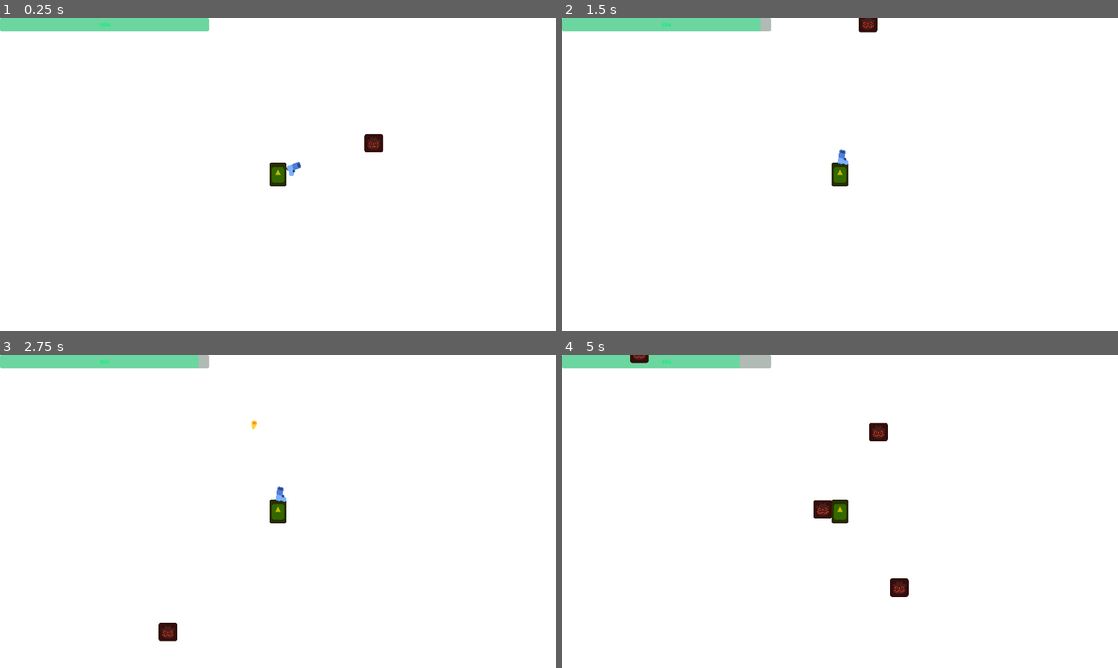
Above: before the commit, frames 1-4 (two rows, left to right).
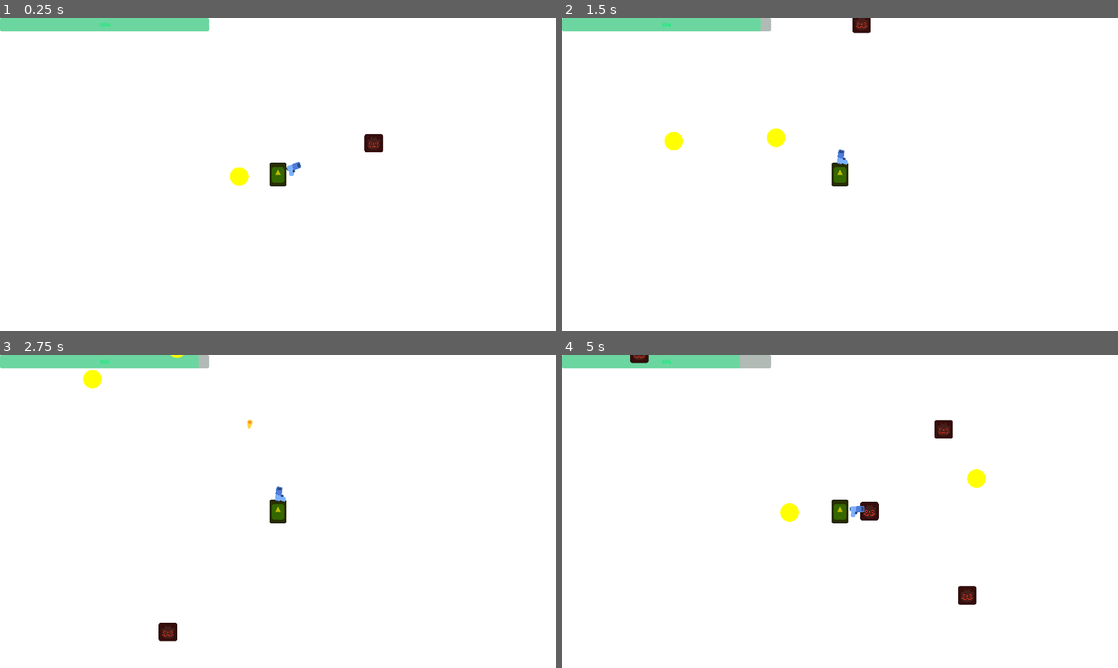
Above: after the commit, the same moments.

Repository: deutandev/survival-shooter
Game: Godot game, scene res://environment/map.tscn
The game is run twice, just before and just after one commit, with the same random seed, the same clock (stepped at 60 frames per second) and the same inputs. The engine's default icon, where the game draws it, is replaced by a stand-in: a white triangle on a blue panel in a dark square.
Inputs:
- Up to frame 1 (0.25 s): no input
- Up to frame 2 (1.5 s): hold D (move_right) 0.53-1.28 s; hold S (move_down) from 1.28 s (still down)
- Up to frame 3 (2.75 s): release S (move_down) at 2.03 s; hold D (move_right) from 2.03 s (still down)
- Up to frame 4 (5 s): release D (move_right) at 2.78 s; hold W (move_up) 2.78-3.53 s; hold A (move_left) from 3.53 s (still down)

The runs differ from the first frame. In frame 1, 0.2% of the frame differs, in the area x 41-45%, y 47-54%; in frame 2, 0.5%; in frame 3, 0.3%; in frame 4, 1.6%, in the area x 39-77%, y 20-80%.

Commit message:
coin logic (drop and collect)
i tried to make the detection from coin (coin detect wheter player entered coin area) but its not working so i detect it from player instead using overlap body with coin.

Diff:
--- /dev/null
+++ b/characters/enemies/mob/coin_drop_manager.gd
@@ -0,0 +1,15 @@
+extends Node2D
+class_name CoinDropManager
+
+const MIN_VALUE := 0
+const MAX_VALUE := 10
+
+func drop_coin(position: Vector2) -> void:
+	var coin_instance = preload("res://drop_item/coin.tscn").instantiate()
+	if coin_instance.has_method("set_value"):
+		var value = randi_range(MIN_VALUE, MAX_VALUE)
+		coin_instance.set_value(value)
+	print_debug("Dropping coin at: ", position)
+
+	get_tree().current_scene.add_child(coin_instance)
+	coin_instance.global_position = position
--- a/characters/enemies/mob/mob.gd
+++ b/characters/enemies/mob/mob.gd
@@ -2,6 +2,7 @@
 
 @export var speed := 300.0
 @onready var player = get_node("/root/Map/Player")
+@onready var coin_drop: CoinDropManager = %CoinDropManager
 
 func _physics_process(delta: float) -> void:
 	var direction = global_position.direction_to(player.global_position)
@@ -13,4 +14,5 @@
 func take_damage():
 	health -= 50
 	if health <= 0:
+		coin_drop.drop_coin(global_position)
 		queue_free()
--- a/characters/enemies/mob/mob.tscn
+++ b/characters/enemies/mob/mob.tscn
@@ -1,7 +1,8 @@
-[gd_scene load_steps=5 format=3 uid="uid://b35xwxdbvdg2w"]
+[gd_scene load_steps=6 format=3 uid="uid://b35xwxdbvdg2w"]
 
 [ext_resource type="Texture2D" uid="uid://b5kvkpcadh6o7" path="res://characters/enemies/mob/mob.svg" id="1_2auo0"]
 [ext_resource type="Script" uid="uid://b1ubsdibmcawl" path="res://characters/enemies/mob/mob.gd" id="1_4by1i"]
+[ext_resource type="Script" uid="uid://dhtstu4gad8uc" path="res://characters/enemies/mob/coin_drop_manager.gd" id="3_mxcvk"]
 
 [sub_resource type="CircleShape2D" id="CircleShape2D_4by1i"]
 radius = 33.541
@@ -9,9 +10,9 @@
 [sub_resource type="CircleShape2D" id="CircleShape2D_mxcvk"]
 radius = 48.1664
 
-[node name="Mob" type="CharacterBody2D"]
-collision_layer = 2
-collision_mask = 3
+[node name="Mob" type="CharacterBody2D" groups=["enemy"]]
+collision_layer = 4
+collision_mask = 7
 script = ExtResource("1_4by1i")
 
 [node name="MobSprite" type="Sprite2D" parent="."]
@@ -23,9 +24,13 @@
 shape = SubResource("CircleShape2D_4by1i")
 
 [node name="hitBox" type="Area2D" parent="." groups=["enemy"]]
-collision_layer = 2
-collision_mask = 2
+collision_layer = 4
+collision_mask = 4
 
 [node name="CollisionShape2D" type="CollisionShape2D" parent="hitBox"]
 shape = SubResource("CircleShape2D_mxcvk")
 debug_color = Color(0.359229, 0.515207, 0.896058, 0.42)
+
+[node name="CoinDropManager" type="Node2D" parent="."]
+unique_name_in_owner = true
+script = ExtResource("3_mxcvk")
--- a/characters/player/player.gd
+++ b/characters/player/player.gd
@@ -4,6 +4,7 @@
 @export var speed: float = 600.0
 @onready var health: HealthManager = %HealthManager
 @onready var hurt_manager: HurtManager = %HurtManager
+@onready var coin_collector = %CoinCollectorArea
 
 func _ready() -> void:
 	health.reset()
@@ -17,6 +18,13 @@
 func _physics_process(delta: float) -> void:
 	get_input()
 	move_and_slide()
+	check_for_coins()
+
+func check_for_coins():
+	for area in coin_collector.get_overlapping_areas():
+		if area.is_in_group("coin"):
+			if area.has_method("collect"):
+				area.collect()
 
 func on_player_death():
 	#await get_tree().create_timer(1.0).timeout
--- a/characters/player/player.tscn
+++ b/characters/player/player.tscn
@@ -12,8 +12,10 @@
 [sub_resource type="CircleShape2D" id="CircleShape2D_5dc8e"]
 radius = 54.5367
 
-[node name="Player" type="CharacterBody2D"]
-collision_mask = 3
+[node name="Player" type="CharacterBody2D" groups=["player"]]
+z_index = 1
+collision_layer = 2
+collision_mask = 7
 script = ExtResource("1_xxgcw")
 
 [node name="Sprite2D" type="Sprite2D" parent="."]
@@ -21,7 +23,10 @@
 scale = Vector2(0.46875, 0.632813)
 texture = ExtResource("1_508ok")
 
-[node name="CollisionObstacle" type="CollisionShape2D" parent="."]
+[node name="CoinCollectorArea" type="Area2D" parent="."]
+unique_name_in_owner = true
+
+[node name="CollisionObstacle" type="CollisionShape2D" parent="CoinCollectorArea"]
 position = Vector2(0, -0.5)
 shape = SubResource("RectangleShape2D_xxgcw")
 
@@ -31,10 +36,10 @@
 unique_name_in_owner = true
 script = ExtResource("3_5dc8e")
 
-[node name="HurtBox" type="Area2D" parent="HurtManager" groups=["player"]]
+[node name="HurtBox" type="Area2D" parent="HurtManager"]
 unique_name_in_owner = true
-collision_layer = 2
-collision_mask = 2
+collision_layer = 6
+collision_mask = 7
 
 [node name="CollisionEnemy" type="CollisionShape2D" parent="HurtManager/HurtBox"]
 position = Vector2(-1.5, -1)
--- /dev/null
+++ b/drop_item/coin.gd
@@ -0,0 +1,11 @@
+extends Area2D
+class_name Coin
+
+var value := 0
+
+func set_value(v: int):
+	value = v
+
+func collect():
+	print_debug("Collected coin worth: ", value)
+	queue_free()
--- /dev/null
+++ b/drop_item/coin.tscn
@@ -0,0 +1,23 @@
+[gd_scene load_steps=4 format=3 uid="uid://6fjm0d64g61c"]
+
+[ext_resource type="Script" uid="uid://b28o53gwb2pvd" path="res://drop_item/coin.gd" id="1_7h5dg"]
+[ext_resource type="Texture2D" uid="uid://cvgw23t4fteap" path="res://pistol/impact/coin.png" id="1_gkxvy"]
+
+[sub_resource type="CircleShape2D" id="CircleShape2D_7h5dg"]
+radius = 32.0624
+
+[node name="Coin" type="Area2D" groups=["coin"]]
+light_mask = 3
+visibility_layer = 3
+script = ExtResource("1_7h5dg")
+
+[node name="Coin" type="Sprite2D" parent="."]
+modulate = Color(1, 1, 0, 1)
+position = Vector2(0, 1)
+texture = ExtResource("1_gkxvy")
+
+[node name="CollisionShape2D" type="CollisionShape2D" parent="."]
+position = Vector2(0, 1)
+shape = SubResource("CircleShape2D_7h5dg")
+
+[connection signal="body_entered" from="." to="." method="_on_body_entered"]
--- a/environment/map.tscn
+++ b/environment/map.tscn
@@ -1,9 +1,10 @@
-[gd_scene load_steps=6 format=3 uid="uid://ci7o2hwcenyhx"]
+[gd_scene load_steps=7 format=3 uid="uid://ci7o2hwcenyhx"]
 
 [ext_resource type="PackedScene" uid="uid://dhpintm4oouv3" path="res://characters/player/player.tscn" id="1_8viek"]
 [ext_resource type="Script" uid="uid://by3uf4ticsjm2" path="res://environment/map.gd" id="1_fp5rb"]
 [ext_resource type="PackedScene" uid="uid://b35xwxdbvdg2w" path="res://characters/enemies/mob/mob.tscn" id="2_fp5rb"]
 [ext_resource type="Script" uid="uid://bvdghlnculcbc" path="res://environment/health_bar.gd" id="2_ml8jp"]
+[ext_resource type="PackedScene" uid="uid://6fjm0d64g61c" path="res://drop_item/coin.tscn" id="5_ml8jp"]
 
 [sub_resource type="Curve2D" id="Curve2D_3sytr"]
 _data = {
@@ -31,6 +32,20 @@
 script = ExtResource("2_ml8jp")
 target_node = NodePath("../../Player")
 
+[node name="ScoreTotal" type="Label" parent="CanvasLayer"]
+offset_left = 1.0
+offset_top = 89.0
+offset_right = 145.0
+offset_bottom = 112.0
+text = "Score:"
+
+[node name="CoinTotal" type="Label" parent="CanvasLayer"]
+offset_left = 3.0
+offset_top = 53.0
+offset_right = 156.0
+offset_bottom = 76.0
+text = "Coin: "
+
 [node name="Player" parent="." instance=ExtResource("1_8viek")]
 position = Vector2(1041, 484)
 
@@ -49,4 +64,7 @@
 [node name="SpawnTimer" type="Timer" parent="."]
 autostart = true
 
+[node name="Coin" parent="." instance=ExtResource("5_ml8jp")]
+position = Vector2(907, 490)
+
 [connection signal="timeout" from="SpawnTimer" to="." method="_on_spawn_timer_timeout"]
--- a/pistol/bullet.tscn
+++ b/pistol/bullet.tscn
@@ -9,7 +9,7 @@
 [node name="Bullet" type="Area2D"]
 top_level = true
 collision_layer = 0
-collision_mask = 2
+collision_mask = 4
 script = ExtResource("1_5tgod")
 
 [node name="Projectile" type="Sprite2D" parent="."]
--- a/pistol/gun.tscn
+++ b/pistol/gun.tscn
@@ -8,7 +8,7 @@
 
 [node name="Gun" type="Area2D"]
 collision_layer = 0
-collision_mask = 2
+collision_mask = 4
 script = ExtResource("1_b7uwb")
 
 [node name="CollisionShape2D" type="CollisionShape2D" parent="."]
--- a/project.godot
+++ b/project.godot
@@ -29,6 +29,7 @@
 
 enemy=""
 player=""
+coin=""
 
 [input]
 
Not shown, added: characters/enemies/mob/coin_drop_manager.gd.uid
Not shown, added: drop_item/coin.gd.uid
Binary file added: pistol/impact/coin.png
Not shown, added: pistol/impact/coin.png.import
